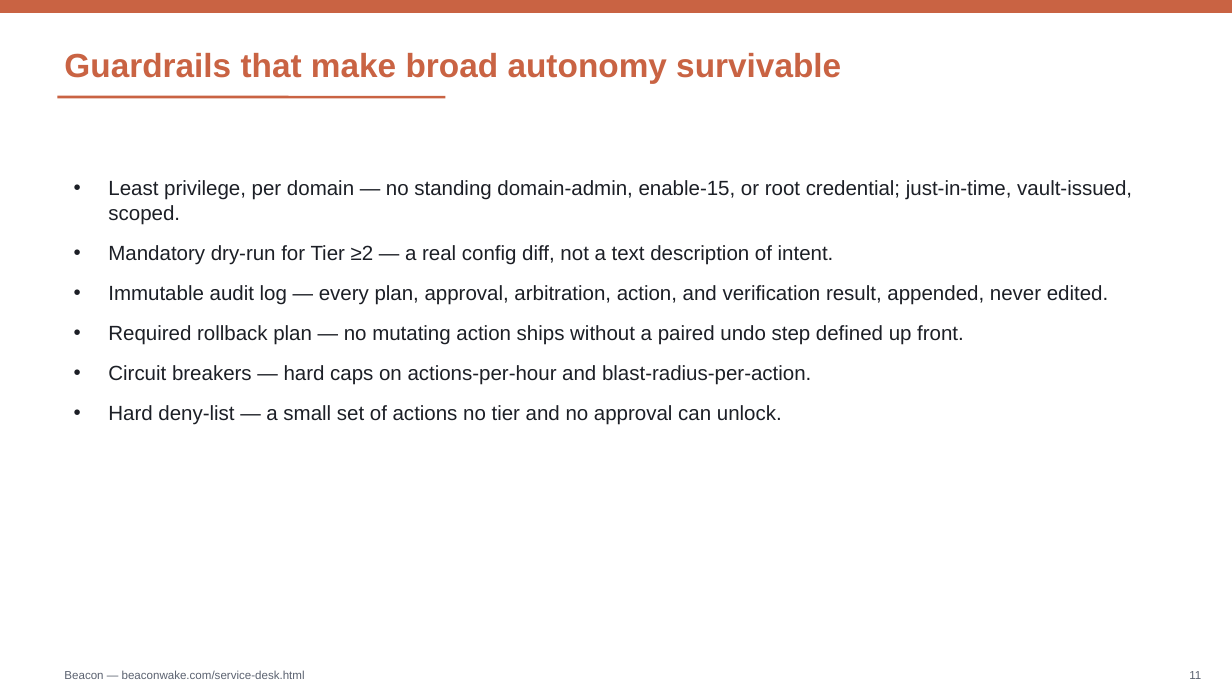
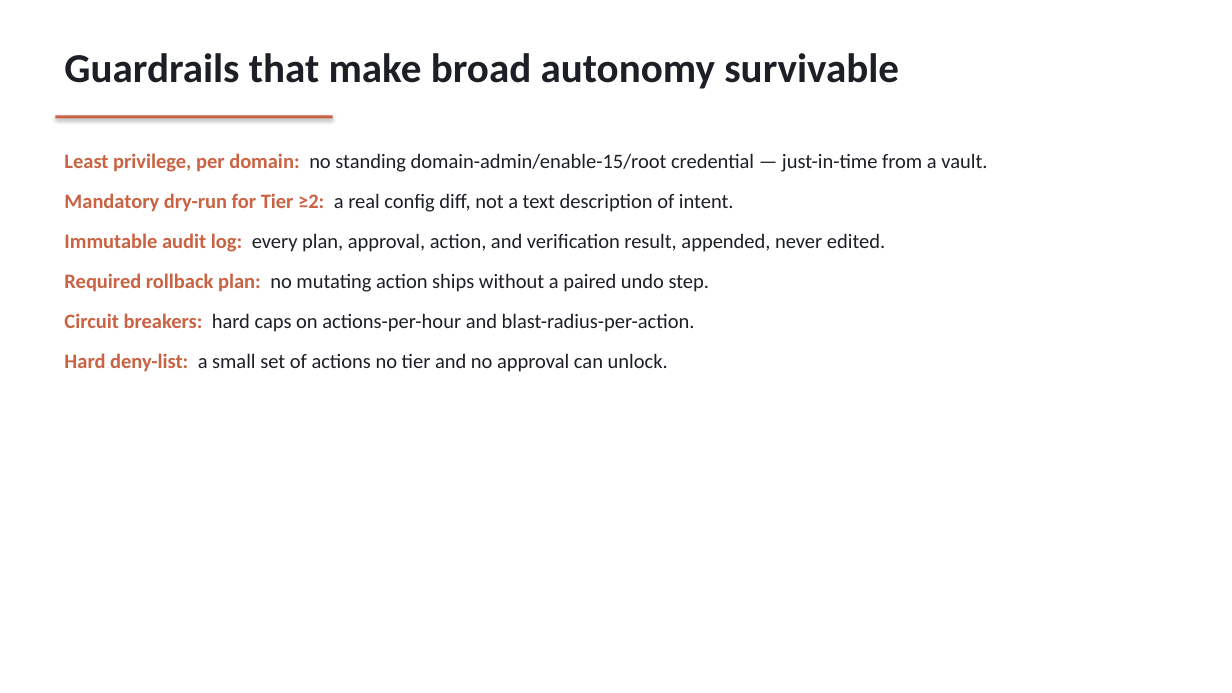
Before and after one commit to hurricane1976/Hurricane, a slide deck: slide 11 of website/service-desk-architecture.pptx. Drawn at 1232x693 pixels with LibreOffice and Linux fonts; fonts in the diff are those of the drawing. Boxes give left, top, right and bottom in pixels: in the first picture for what was removed or moved away, otherwise in the second. Text is boxed around its words. In the diff, an @@ line names an element or a change of style, - is before the commit and + after.

Commit message:
Expand service-desk blueprint with NetBox/Zabbix/Grafana/Batfish/Ansible/ISE/Nexus Dashboard
Adds a "Supporting systems" section and diagram band tying the named
tooling into specific domain agents and Platform Ops, extends the
deployment guide 15->17 steps, and regenerates the PDF/PPTX to match.

```diff
--- a/website/service-desk-architecture.pptx
+++ b/website/service-desk-architecture.pptx
@@ rectangle removed at box(0, 0, 1232, 13) @@
@@ text "Guardrails that make broad autonomy ..." at box(64, 53, 899, 89): size 26 to 32 pt, font Arial to Calibri, text colour #C96343 to #1C1F26; vertical alignment middle to top @@
@@ rectangle added at box(55, 116, 333, 118), fill #C96343 @@
@@ line removed from (57, 97) to (445, 97) @@
@@ text at box(64, 153, 987, 372): text changed; font Arial to Calibri @@
-• Least privilege, per domain — no standing domain-admin, enable-15, or root credential; just-in-time, vault-issued, scoped.
-• Mandatory dry-run for Tier ≥2 — a real config diff, not a text description of intent.
-• Immutable audit log — every plan, approval, arbitration, action, and verification result, appended, never edited.
-• Required rollback plan — no mutating action ships without a paired undo step defined up front.
-• Circuit breakers — hard caps on actions-per-hour and blast-radius-per-action.
-• Hard deny-list — a small set of actions no tier and no approval can unlock.
+Least privilege, per domain: no standing domain-admin/enable-15/root credential — just-in-time from a vault.
+Mandatory dry-run for Tier ≥2: a real config diff, not a text description of intent.
+Immutable audit log: every plan, approval, action, and verification result, appended, never edited.
+Required rollback plan: no mutating action ships without a paired undo step.
+Circuit breakers: hard caps on actions-per-hour and blast-radius-per-action.
+Hard deny-list: a small set of actions no tier and no approval can unlock.
@@ text removed at box(64, 670, 305, 679) @@
-Beacon — beaconwake.com/service-desk.html
@@ text removed at box(1189, 671, 1201, 679) @@
-11
```
Also in this commit, not shown: 7 other slides changed, 7 slides added, 6 slides removed, 6 other files.
